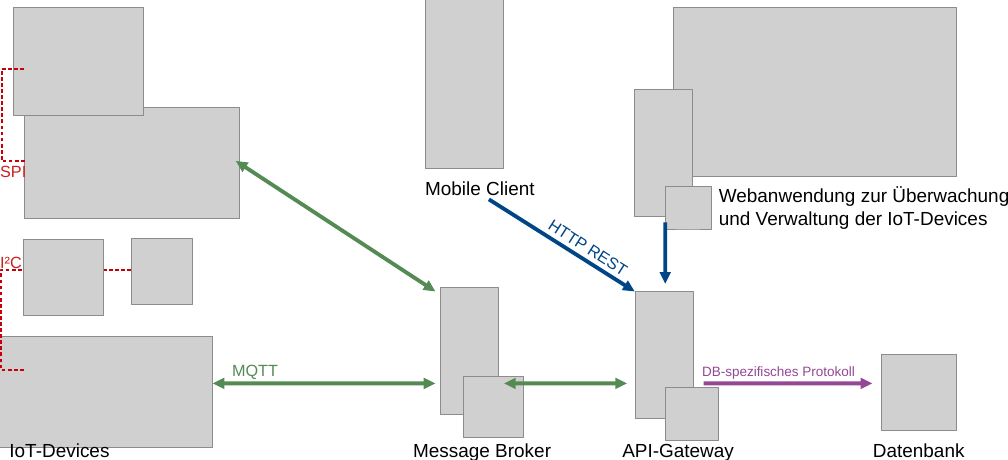
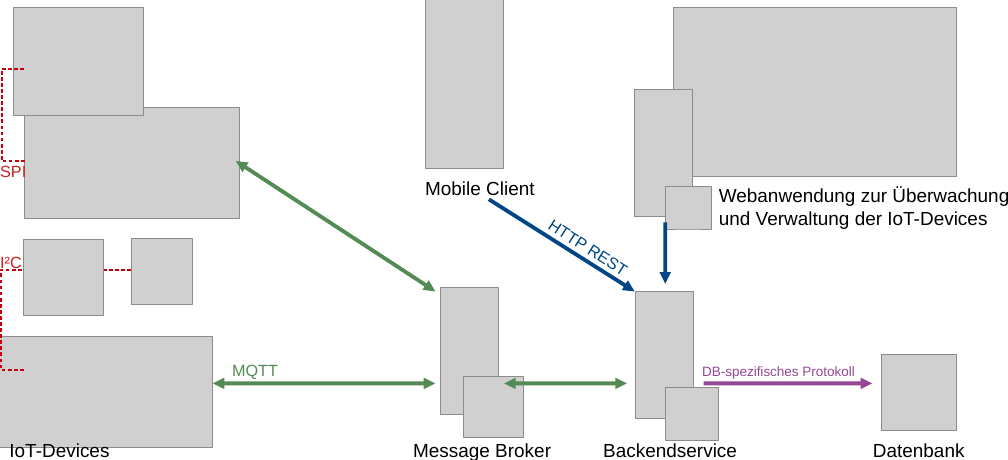
Before and after one commit to DennisSchulmeister/dhbwka-wwi-iottech-folien, a slide deck: slide 1 of 1-grundlagen/img/architektur_beispiel.odp. Drawn at 1008x460 pixels with LibreOffice and Linux fonts; fonts in the diff are those of the drawing; grey boxes stand for pictures. Boxes give left, top, right and bottom in pixels: in the first picture for what was removed or moved away, otherwise in the second. Text is boxed around its words. In the diff, an @@ line names an element or a change of style, - is before the commit and + after.

```diff
--- a/1-grundlagen/img/architektur_beispiel.odp
+++ b/1-grundlagen/img/architektur_beispiel.odp
@@ text at bbox=[603, 443, 737, 458]: text changed @@
-API-Gateway
+Backendservice
```
Also in this commit, not shown: 23 other files.
